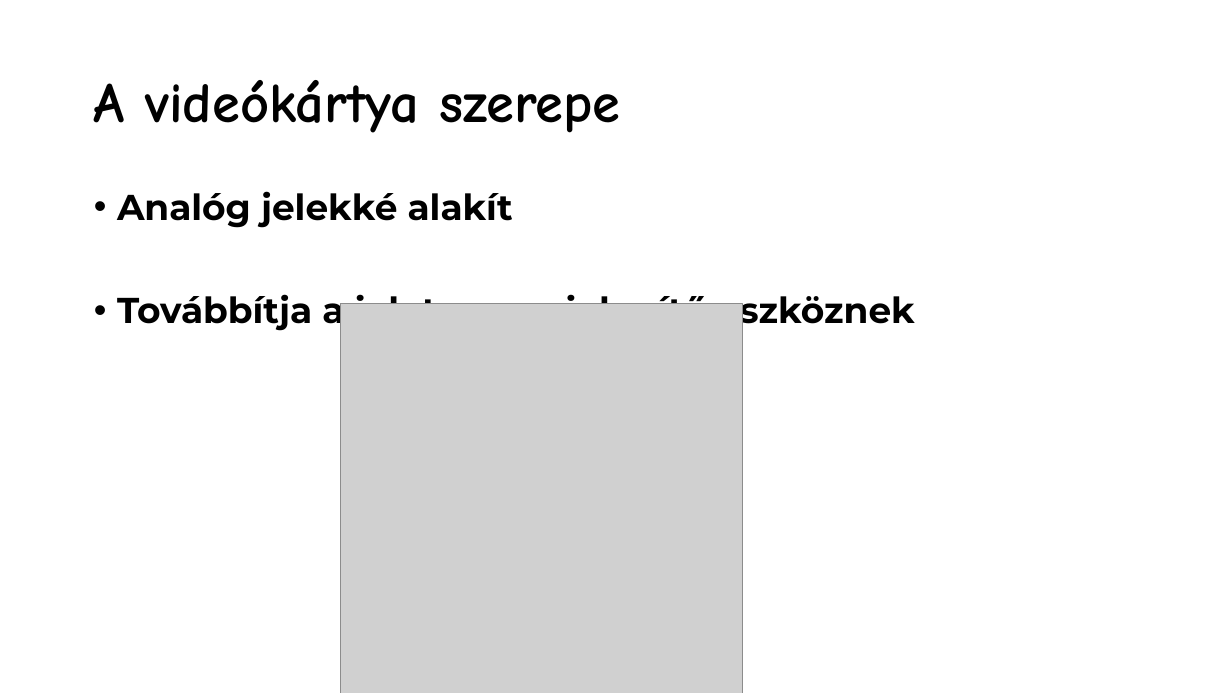
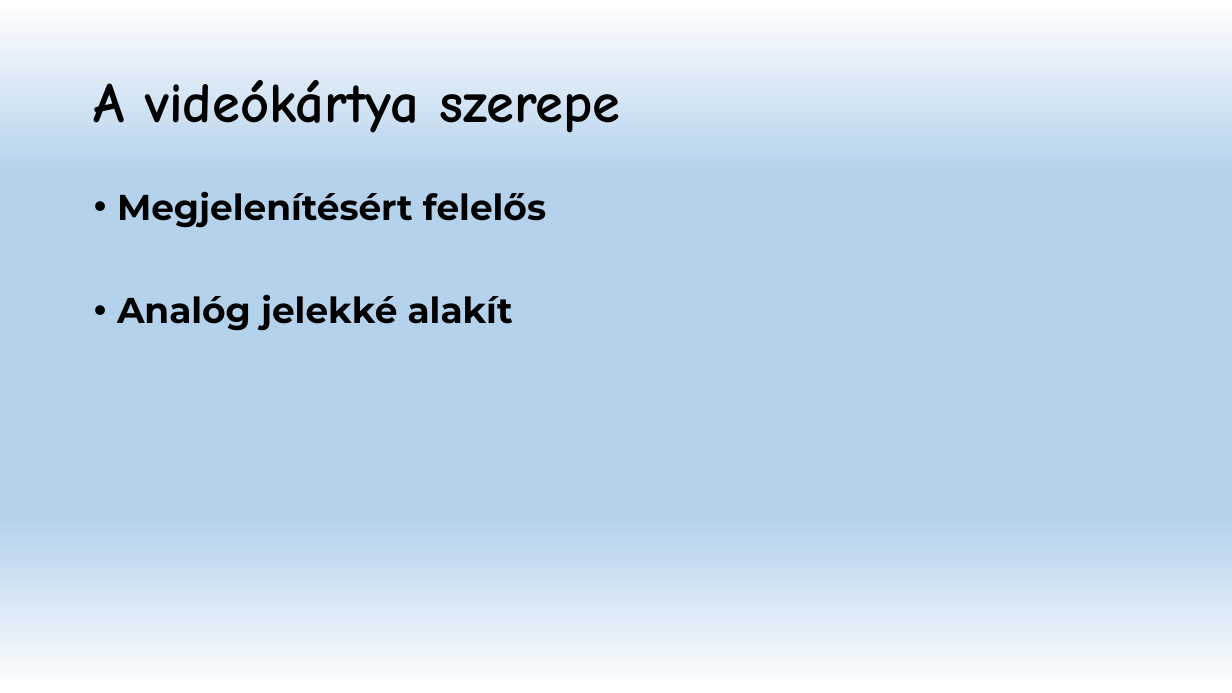
Before and after one commit to Sauher/SchauerRepo, a slide deck: slide 2 of Videókártya.pptx. Drawn at 1232x693 pixels with LibreOffice and Linux fonts; fonts in the diff are those of the drawing; grey boxes stand for pictures; background and template pictures are left out. Boxes give left, top, right and bottom in pixels: in the first picture for what was removed or moved away, otherwise in the second. Text is boxed around its words. In the diff, an @@ line names an element or a change of style, - is before the commit and + after.

```diff
--- a/Videókártya.pptx
+++ b/Videókártya.pptx
@@ background picture (left out) to gradient #FFFFFF to #B5D2EC @@
@@ text at (x1=117, y1=191, x2=546, y2=228): paragraph added @@
+• Megjelenítésért felelős
@@ text at (x1=117, y1=289, x2=915, y2=333): paragraph removed @@
-• Továbbítja a jelet a megjelenítő eszköznek
@@ picture removed at (x1=341, y1=304, x2=743, y2=693) @@
```
Also in this commit, not shown: 2 other slides changed, 5 slides added, 4 slides removed.
